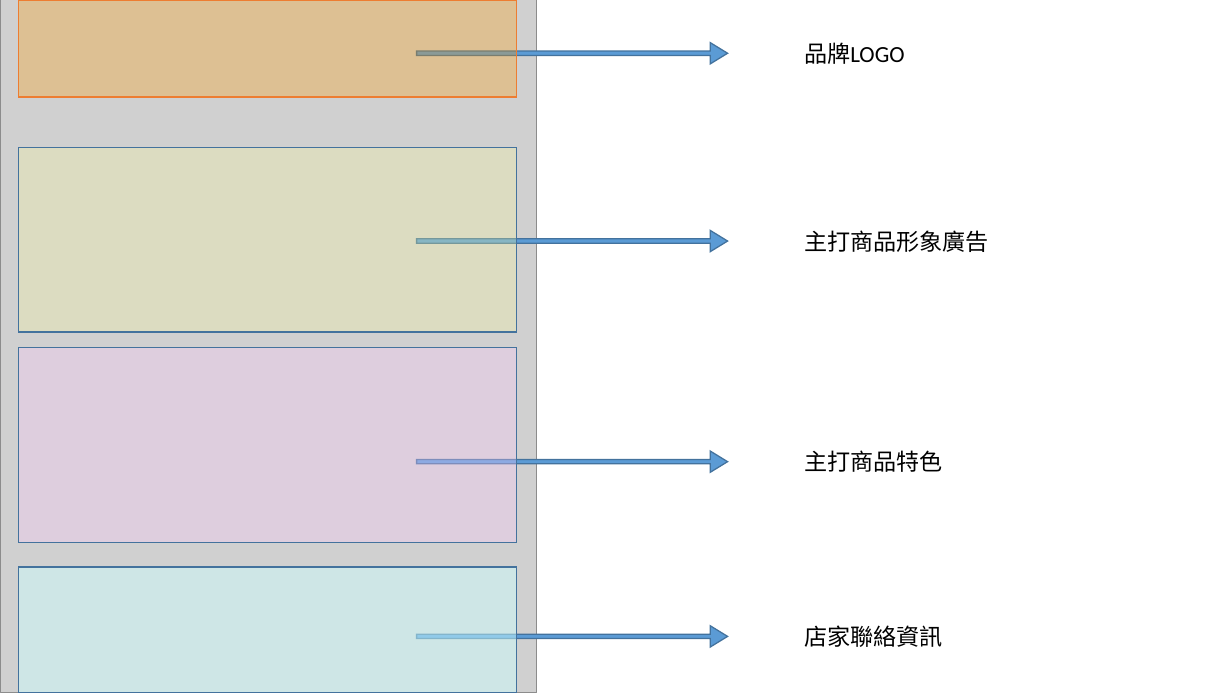
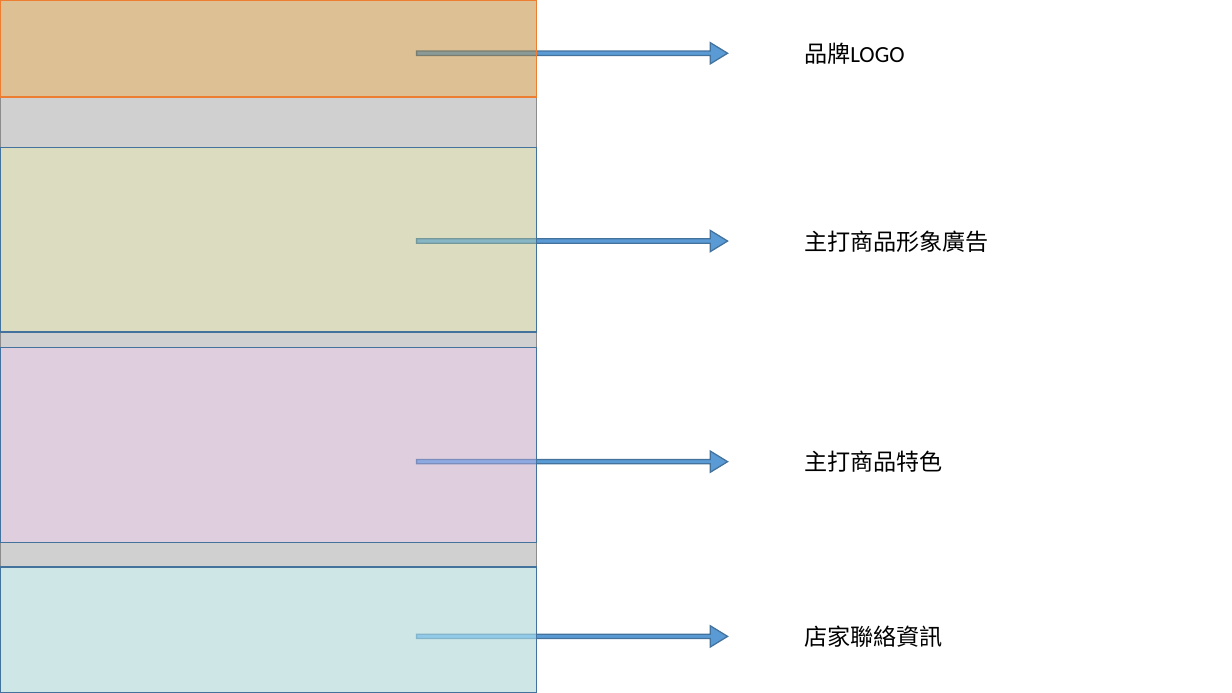
Before and after one commit to 106590037/Web, a slide deck: slide 1 of 106590037.pptx. Drawn at 1232x693 pixels with LibreOffice and Linux fonts; fonts in the diff are those of the drawing; grey boxes stand for pictures. Boxes give left, top, right and bottom in pixels: in the first picture for what was removed or moved away, otherwise in the second. Text is boxed around its words. In the diff, an @@ line names an element or a change of style, - is before the commit and + after.

```diff
--- a/106590037.pptx
+++ b/106590037.pptx
@@ rectangle: place and size @@
-rectangle at <box>18,0,518,97</box>
+rectangle at <box>0,0,537,97</box>
@@ rectangle: place and size @@
-rectangle at <box>18,147,518,332</box>
+rectangle at <box>0,147,537,332</box>
@@ rectangle: place and size @@
-rectangle at <box>18,348,518,543</box>
+rectangle at <box>0,348,537,543</box>
@@ rectangle: place and size @@
-rectangle at <box>18,567,518,693</box>
+rectangle at <box>0,567,537,693</box>
```
Also in this commit, not shown: 3 other files.
